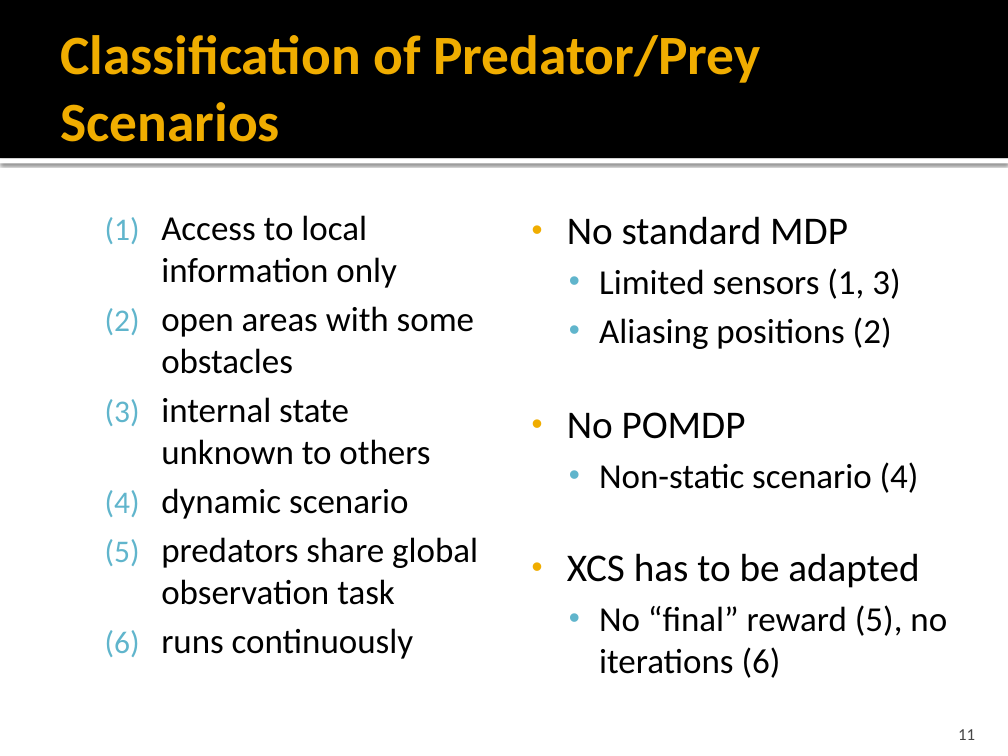
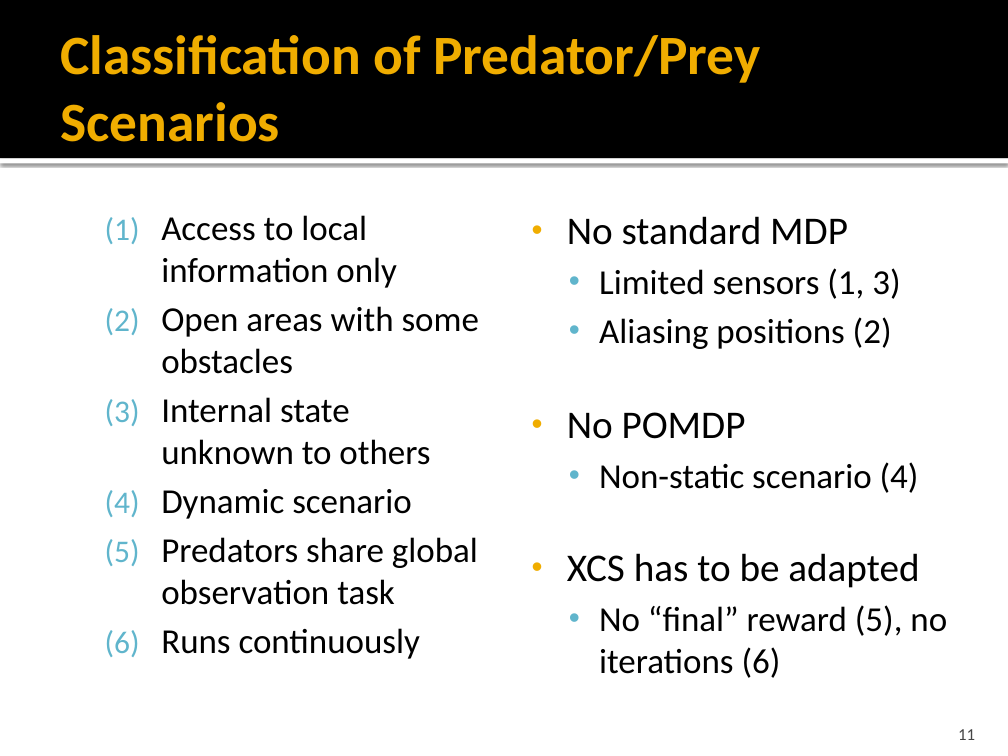
Before and after one commit to ClemensLode/GECCO-XCS-paper, a slide deck: slide 11 of Presentation/Adaption of XCS to Multi-Learner Predator.pptx. Drawn at 1008x756 pixels with LibreOffice and Linux fonts; fonts in the diff are those of the drawing. Boxes give left, top, right and bottom in pixels: in the first picture for what was removed or moved away, otherwise in the second. Text is boxed around its words. In the diff, an @@ line names an element or a change of style, - is before the commit and + after.

```diff
--- a/Presentation/Adaption of XCS to Multi-Learner Predator.pptx
+++ b/Presentation/Adaption of XCS to Multi-Learner Predator.pptx
@@ text at bbox=[161, 306, 479, 659]: text changed @@
-  (2) open areas with some obstacles
-  (3) internal state unknown to others
-  (4) dynamic scenario
-  (5) predators share global observation task
-  (6) runs continuously
+  (2) Open areas with some obstacles
+  (3) Internal state unknown to others
+  (4) Dynamic scenario
+  (5) Predators share global observation task
+  (6) Runs continuously
```
Also in this commit, not shown: 26 other slides changed, 1 slide added, 7 slides removed, 1 other file.
